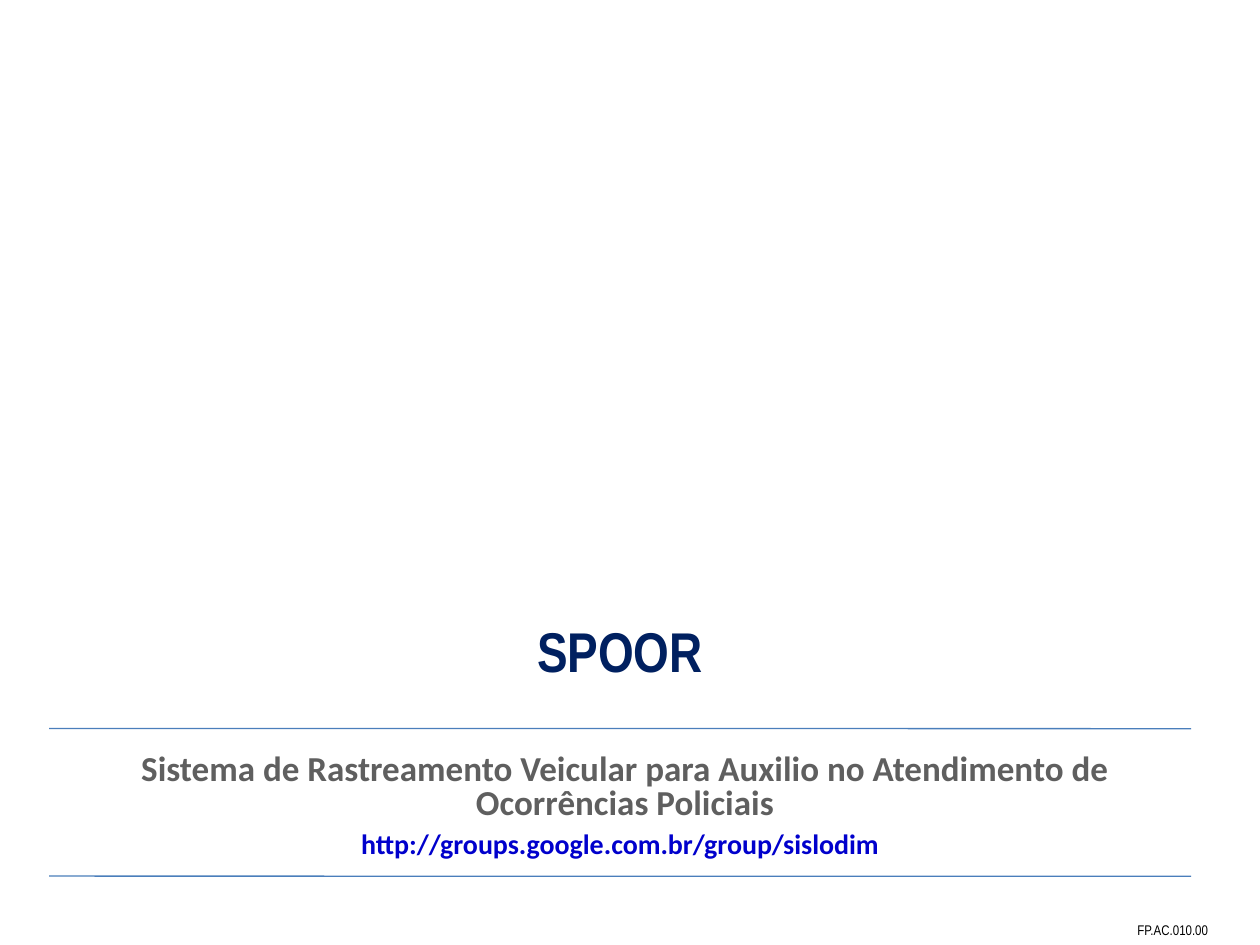
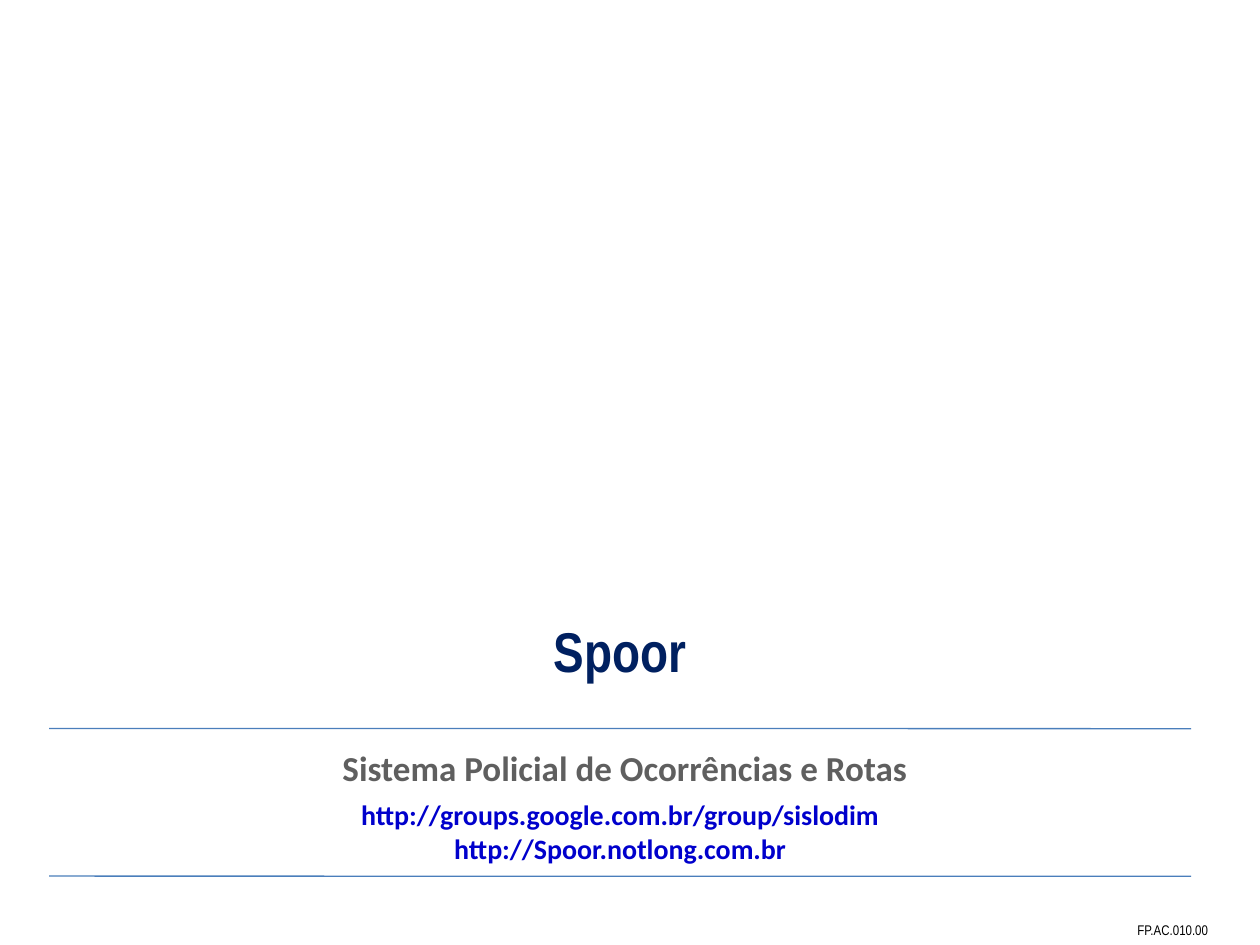
Before and after one commit to theoziran/sislodim, a slide deck: slide 1 of documentos/ProjetoPSA/Apresentação Final.ppt. Drawn at 1260x945 pixels with LibreOffice and Linux fonts; fonts in the diff are those of the drawing; background and template pictures are left out. Boxes give left, top, right and bottom in pixels: in the first picture for what was removed or moved away, otherwise in the second. Text is boxed around its words. In the diff, an @@ line names an element or a change of style, - is before the commit and + after.

```diff
--- a/documentos/ProjetoPSA/Apresentação Final.ppt
+++ b/documentos/ProjetoPSA/Apresentação Final.ppt
@@ text at [554, 633, 686, 681]: text changed @@
-SPOOR
+Spoor
@@ text at [342, 756, 907, 781]: text changed @@
-Sistema de Rastreamento Veicular para Auxilio no Atendimento de Ocorrências Policiais
+Sistema Policial de Ocorrências e Rotas
@@ text "http://groups.google.com.br/group/sislodim": place and size @@
-text "http://groups.google.com.br/group/sislodim" at [361, 834, 879, 859]
+text "http://groups.google.com.br/group/sislodim" at [361, 805, 879, 864]
@@ text at [454, 839, 786, 864]: paragraph added @@
+http://Spoor.notlong.com.br
```
Also in this commit, not shown: 34 other slides changed, 21 slides added, 21 slides removed.
